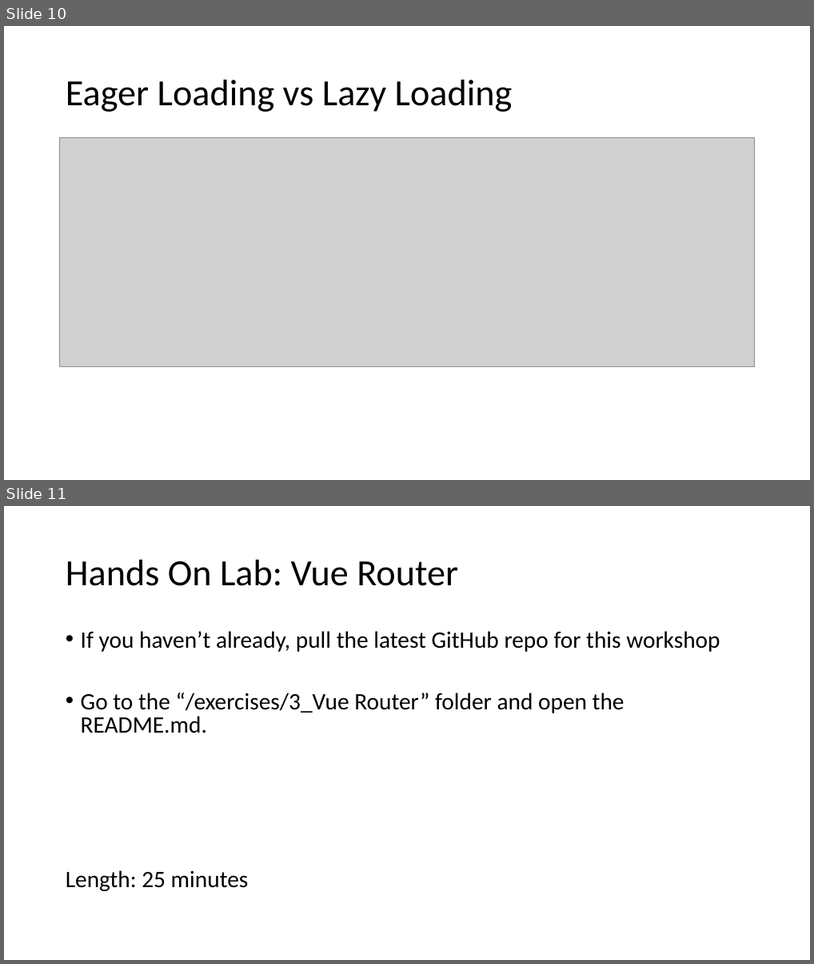
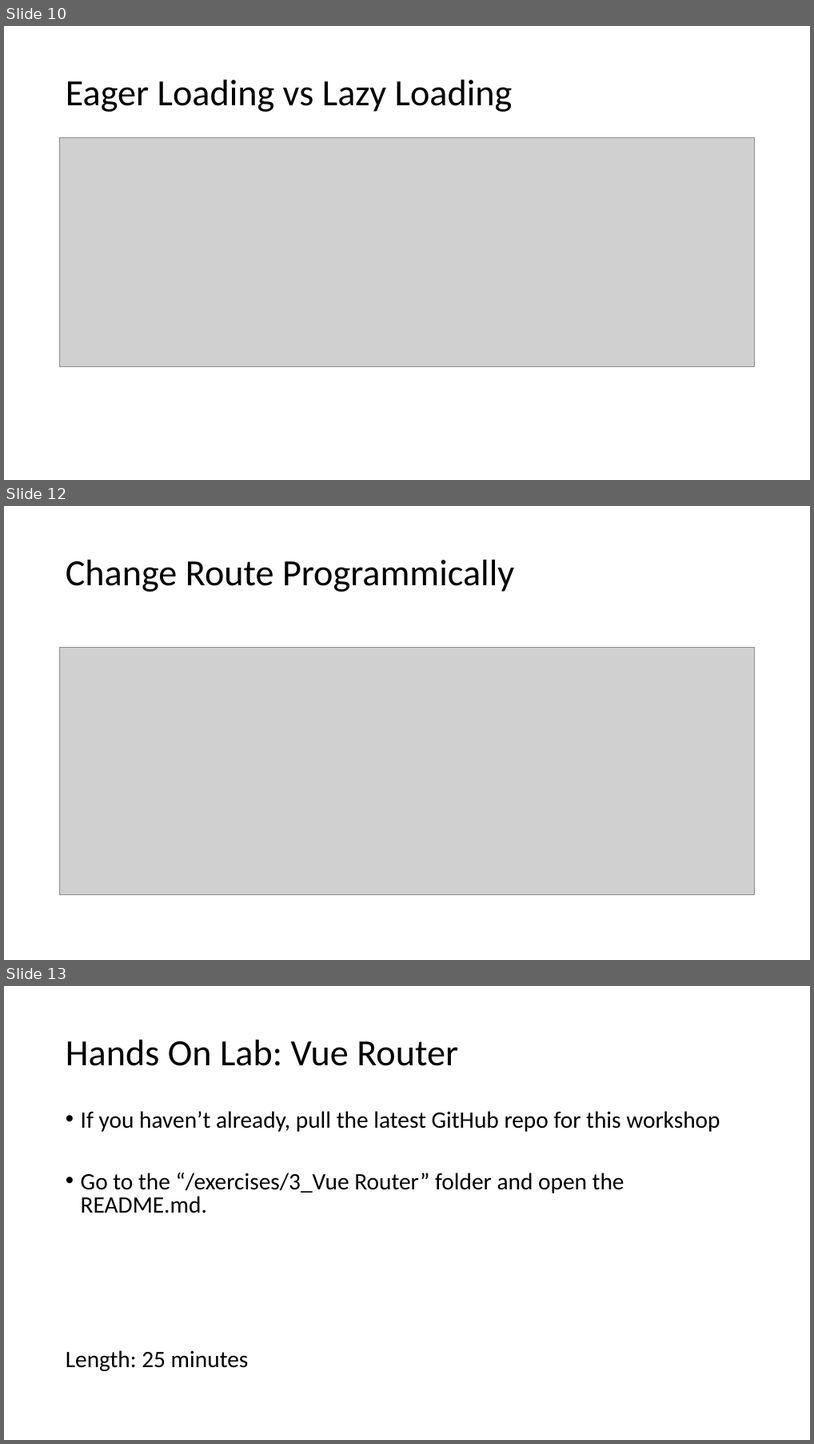
Before and after one commit to 1kevgriff/Workshop-SPA-with-ASPNETCORE-VueJS, a slide deck: Slides/4_Vue Router.pptx. Shown one above the other, each under a label of ours: slides 10 and 11 before the commit, slides 10, 12 and 13 after it; the slides between them are not shown. The pictures are 814x964 and 814x1444 pixels, drawn with LibreOffice and Linux fonts; fonts in the diff are those of the drawing; grey boxes stand for pictures. Boxes give left, top, right and bottom in pixels: in the first picture for what was removed or moved away, otherwise in the second. Text is boxed around its words. In the diff, an @@ line names an element or a change of style, - is before the commit and + after.

Commit message:
Fixes #3 - add .push and .replace slides to Vue Router

```diff
--- a/Slides/4_Vue Router.pptx
+++ b/Slides/4_Vue Router.pptx
@@ slide 12 added at (x1=4, y1=506, x2=810, y2=960), background #FFFFFF @@
@@ title added at (x1=66, y1=560, x2=514, y2=592), 44 pt, text #000000 @@
+Change Route Programmically
@@ picture added at (x1=60, y1=647, x2=755, y2=894) @@
@@ what was slide 11 is now slide 13 @@
```
Also in this commit, not shown: 1 other slide added.
